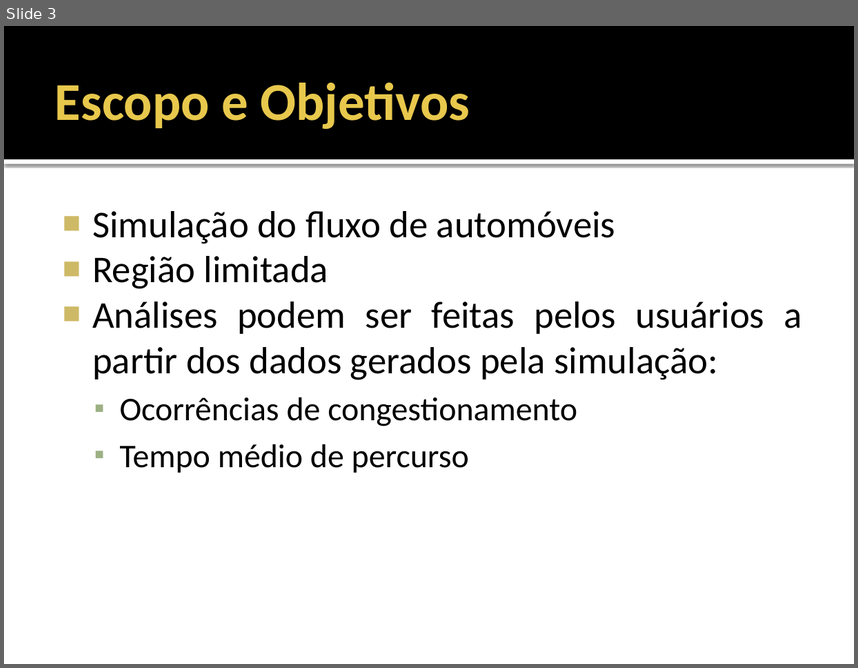
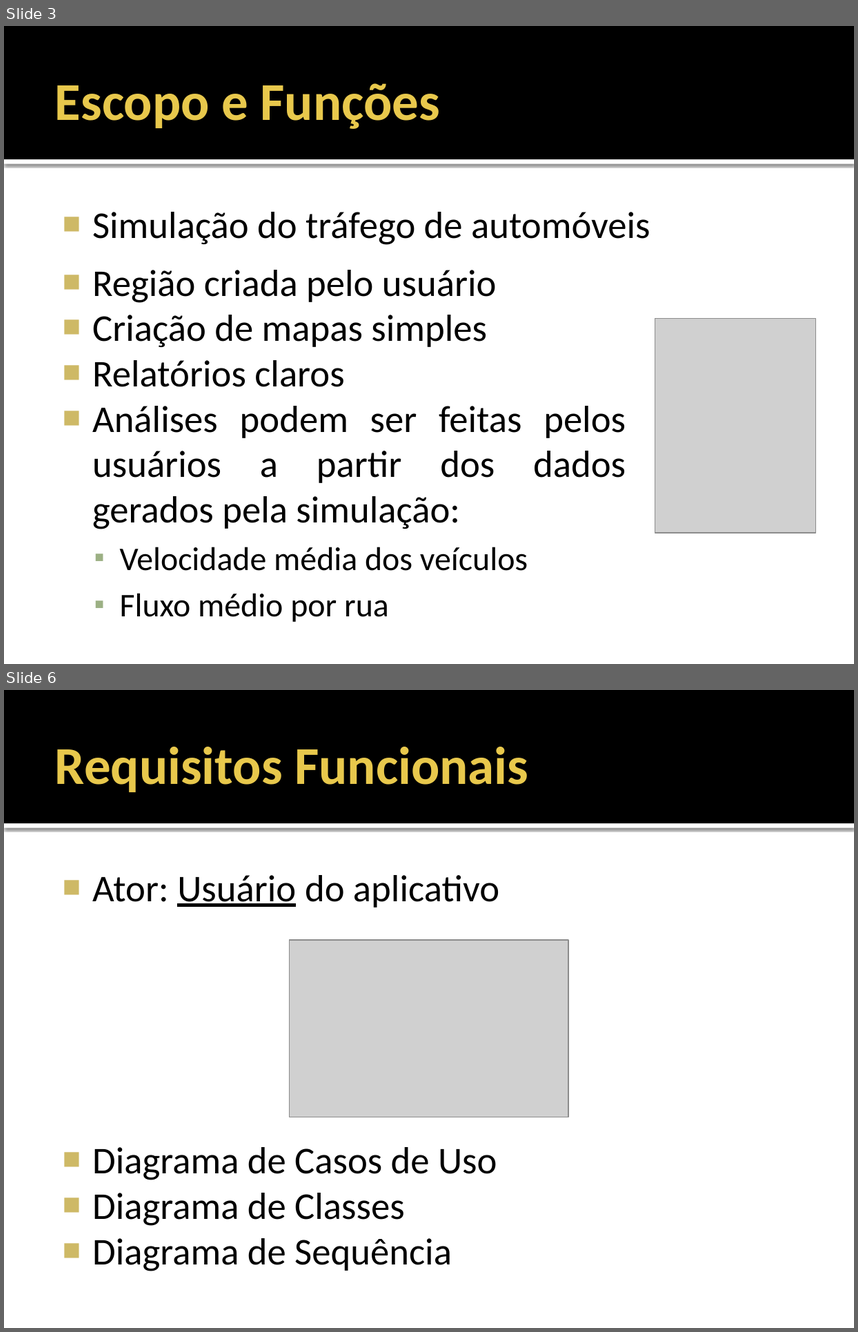
Before and after one commit to fchirigati/rota, a slide deck: Documentação/Especificação de Requisitos de Software/Apresentação.pptx. Shown one above the other, each under a label of ours: slide 3 before the commit, slides 3 and 6 after it; the slides between them are not shown. The pictures are 858x668 and 858x1332 pixels, drawn with LibreOffice and Linux fonts; fonts in the diff are those of the drawing; grey boxes stand for pictures. Boxes give left, top, right and bottom in pixels: in the first picture for what was removed or moved away, otherwise in the second. Text is boxed around its words. In the diff, an @@ line names an element or a change of style, - is before the commit and + after.

```diff
--- a/Documentação/Especificação de Requisitos de Software/Apresentação.pptx
+++ b/Documentação/Especificação de Requisitos de Software/Apresentação.pptx
@@ slide 6 added at box(4, 690, 854, 1328), background #FFFFFF; not listed: 2 template elements that a slide beside it also shows @@
@@ title added at box(55, 747, 528, 792), 45 pt, text #E8C84C, bold @@
+Requisitos Funcionais
@@ text added at box(92, 875, 499, 1271), 32 pt, text #000000 @@
+■ Ator: Usuário do aplicativo
+■ Diagrama de Casos de Uso
+■ Diagrama de Classes
+■ Diagrama de Sequência
@@ picture added at box(290, 940, 568, 1116) @@
@@ slide 3 changed as well @@
@@ title at box(55, 83, 440, 129): text changed @@
-Escopo e Objetivos
+Escopo e Funções
@@ text "Região criada pelo usuário": place and size @@
-text "Região criada pelo usuário" at box(92, 211, 802, 472)
+text "Região criada pelo usuário" at box(92, 270, 626, 621)
@@ text added at box(92, 212, 651, 245), 32 pt, text #000000 @@
+■ Simulação do tráfego de automóveis
@@ text at box(92, 270, 497, 387): text changed @@
-■ Simulação do fluxo de automóveis
-■ Região limitada
+■ Região criada pelo usuário
+■ Criação de mapas simples
+■ Relatórios claros
@@ picture added at box(655, 319, 816, 532) @@
@@ text at box(120, 546, 528, 621): text changed @@
-  ▪ Ocorrências de congestionamento
-  ▪ Tempo médio de percurso
+  ▪ Velocidade média dos veículos
+  ▪ Fluxo médio por rua
```
Also in this commit, not shown: 4 other slides changed, 5 other slides added, 10 slides removed.
